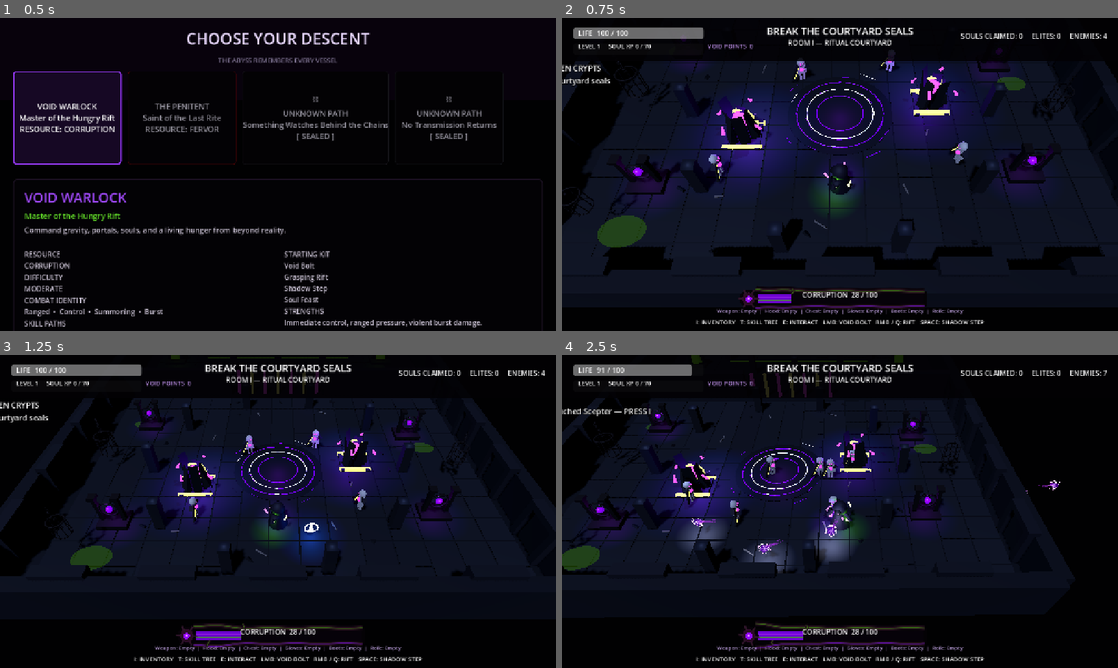
Above: before the commit, frames 1-4 (two rows, left to right).
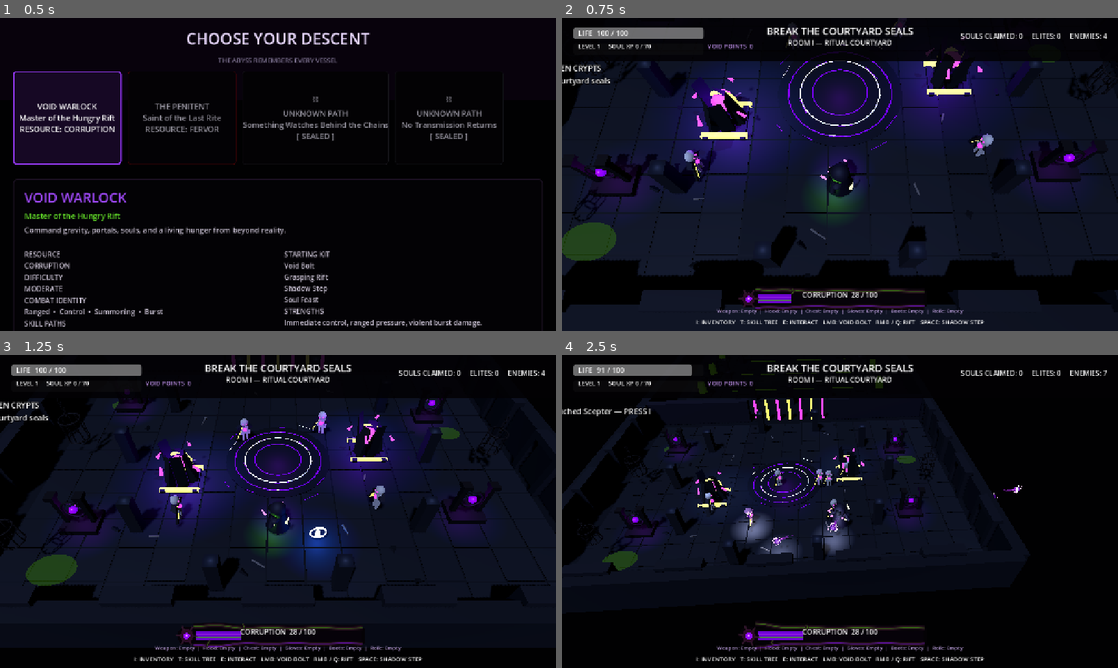
Above: after the commit, the same moments.

Repository: D3MISEarch/ABYSSFALL
Game: Godot game, scene res://main.tscn
The game is run twice, just before and just after one commit, with the same random seed, the same clock (stepped at 60 frames per second) and the same inputs.
Inputs (mouse positions are in pixels of both pictures, inside the frame that each line leads up to):
- Up to frame 1 (0.5 s): no input
- Up to frame 2 (0.75 s): click "VOID WARLOCK Master of the Hu…" at 0.5 s
- Up to frame 3 (1.25 s): no input
- Up to frame 4 (2.5 s): tap Enter (ui_accept) at 1.25, 1.52 s; move the mouse to (962, 495) at 1.27 s; press the mouse at (962, 495) at 1.28 s; hold D (move_right) 1.28-2 s; tap Q (rift) at 1.55 s; release the mouse at (962, 495) at 2 s; drag from (728, 527) to (812, 574) at 2.02 s

Frame 1 is identical in both runs. In frame 2, 33% of the frame differs, in the area x 0-100%, y 0-100%; in frame 3, 19%; in frame 4, 16%.

Commit message:
feat: add integrated camera director

Diff:
--- /dev/null
+++ b/scripts/integrated_camera_director.gd
@@ -0,0 +1,235 @@
+class_name IntegratedCameraDirector
+extends Node
+
+## Presentation-only camera owner for the live Voidbringer-to-Hollow-King route.
+## It consumes stable encounter facts and safe actor transforms; it never owns gameplay state.
+
+const STATE_DEFAULT_GAMEPLAY: StringName = &"default_gameplay"
+const STATE_SWARM_COMBAT: StringName = &"swarm_combat"
+const STATE_BOSS_REVEAL: StringName = &"boss_reveal"
+
+## Default gameplay is intentionally lower and closer than the legacy 17.8 / 16.2 frame.
+const DEFAULT_CAMERA_HEIGHT := 15.4
+const DEFAULT_CAMERA_DISTANCE := 13.8
+const DEFAULT_LOOK_HEIGHT := 0.55
+const DEFAULT_FOV := 50.0
+const DEFAULT_TRANSITION_SECONDS := 0.34
+
+## Swarm pressure uses the existing encounter count with explicit hysteresis.
+const SWARM_CAMERA_HEIGHT := 20.6
+const SWARM_CAMERA_DISTANCE := 21.0
+const SWARM_FOV := 53.0
+const SWARM_TRANSITION_SECONDS := 0.62
+const SWARM_ENTER_ENEMY_COUNT := 5
+const SWARM_EXIT_ENEMY_COUNT := 2
+const SWARM_EXIT_HOLD_SECONDS := 1.20
+
+## One authored, temporary Hollow King introduction.
+const BOSS_REVEAL_CAMERA_HEIGHT := 9.2
+const BOSS_REVEAL_CAMERA_DISTANCE := 19.5
+const BOSS_REVEAL_LOOK_HEIGHT := 1.25
+const BOSS_REVEAL_FOV := 42.0
+const BOSS_REVEAL_APPROACH_SECONDS := 0.58
+const BOSS_REVEAL_HOLD_SECONDS := 0.78
+const BOSS_REVEAL_RETURN_SECONDS := 0.58
+
+const SWARM_ENCOUNTER_STATES: Array[StringName] = [
+	&"courtyard",
+	&"generator_room",
+	&"catacombs_wave_1",
+	&"catacombs_wave_2",
+	&"trap_hall",
+]
+
+var state: StringName = STATE_DEFAULT_GAMEPLAY
+var _camera: Camera3D
+var _swarm_exit_elapsed := 0.0
+var _reveal_consumed := false
+var _reveal_active := false
+var _reveal_elapsed := 0.0
+var _reveal_player: Node3D
+var _reveal_boss: Node3D
+var _pre_reveal_transform := Transform3D.IDENTITY
+var _pre_reveal_fov := DEFAULT_FOV
+var _pre_reveal_state: StringName = STATE_DEFAULT_GAMEPLAY
+var _has_reveal_snapshot := false
+
+
+func configure(presentation_camera: Camera3D) -> void:
+	restore_immediately()
+	_camera = presentation_camera
+	if is_instance_valid(_camera):
+		_pre_reveal_fov = _camera.fov
+
+
+func update(
+	delta: float,
+	player: Node3D,
+	enemy_count: int,
+	encounter_state: String,
+	boss: Node3D
+) -> void:
+	if not is_instance_valid(_camera):
+		return
+	if not _is_living_actor(player):
+		restore_immediately()
+		return
+	if _reveal_active:
+		if not _is_living_actor(_reveal_boss) or boss != _reveal_boss:
+			restore_immediately()
+			return
+		_tick_boss_reveal(maxf(delta, 0.0))
+		return
+	_update_swarm_state(maxf(delta, 0.0), enemy_count, StringName(encounter_state))
+	_apply_gameplay_pose(player, maxf(delta, 0.0))
+
+
+func request_hollow_king_reveal(player: Node3D, boss: Node3D) -> bool:
+	if (
+		_reveal_consumed
+		or not is_instance_valid(_camera)
+		or not _is_living_actor(player)
+		or not _is_living_actor(boss)
+	):
+		return false
+	_reveal_consumed = true
+	_reveal_active = true
+	_reveal_elapsed = 0.0
+	_reveal_player = player
+	_reveal_boss = boss
+	_pre_reveal_transform = _camera.global_transform
+	_pre_reveal_fov = _camera.fov
+	_pre_reveal_state = state
+	_has_reveal_snapshot = true
+	state = STATE_BOSS_REVEAL
+	return true
+
+
+func restore_immediately() -> void:
+	if _has_reveal_snapshot and is_instance_valid(_camera) and _camera.is_inside_tree():
+		_camera.global_transform = _pre_reveal_transform
+		_camera.fov = _pre_reveal_fov
+	_reveal_active = false
+	_reveal_elapsed = 0.0
+	_reveal_player = null
+	_reveal_boss = null
+	_has_reveal_snapshot = false
+	state = _pre_reveal_state if _pre_reveal_state in [STATE_DEFAULT_GAMEPLAY, STATE_SWARM_COMBAT] else STATE_DEFAULT_GAMEPLAY
+	_swarm_exit_elapsed = 0.0
+
+
+func reset_for_replay() -> void:
+	restore_immediately()
+	_reveal_consumed = false
+	_pre_reveal_state = STATE_DEFAULT_GAMEPLAY
+	state = STATE_DEFAULT_GAMEPLAY
+
+
+func snapshot() -> Dictionary:
+	return {
+		"state": state,
+		"reveal_consumed": _reveal_consumed,
+		"reveal_active": _reveal_active,
+		"swarm_exit_elapsed": _swarm_exit_elapsed,
+		"camera_position": _camera.global_position if is_instance_valid(_camera) else Vector3.ZERO,
+		"camera_fov": _camera.fov if is_instance_valid(_camera) else 0.0,
+		"tuning": {
+			"default_height": DEFAULT_CAMERA_HEIGHT,
+			"default_distance": DEFAULT_CAMERA_DISTANCE,
+			"default_transition": DEFAULT_TRANSITION_SECONDS,
+			"swarm_height": SWARM_CAMERA_HEIGHT,
+			"swarm_distance": SWARM_CAMERA_DISTANCE,
+			"swarm_transition": SWARM_TRANSITION_SECONDS,
+			"swarm_enter_count": SWARM_ENTER_ENEMY_COUNT,
+			"swarm_exit_count": SWARM_EXIT_ENEMY_COUNT,
+			"swarm_exit_hold": SWARM_EXIT_HOLD_SECONDS,
+		},
+	}
+
+
+func _exit_tree() -> void:
+	restore_immediately()
+
+
+func _update_swarm_state(delta: float, enemy_count: int, encounter_state: StringName) -> void:
+	var swarm_eligible := encounter_state in SWARM_ENCOUNTER_STATES
+	if state == STATE_DEFAULT_GAMEPLAY:
+		if swarm_eligible and enemy_count >= SWARM_ENTER_ENEMY_COUNT:
+			state = STATE_SWARM_COMBAT
+			_swarm_exit_elapsed = 0.0
+		return
+	if state != STATE_SWARM_COMBAT:
+		return
+	if not swarm_eligible or enemy_count <= SWARM_EXIT_ENEMY_COUNT:
+		_swarm_exit_elapsed += delta
+		if _swarm_exit_elapsed >= SWARM_EXIT_HOLD_SECONDS:
+			state = STATE_DEFAULT_GAMEPLAY
+			_swarm_exit_elapsed = 0.0
+	else:
+		_swarm_exit_elapsed = 0.0
+
+
+func _apply_gameplay_pose(player: Node3D, delta: float) -> void:
+	var is_swarm := state == STATE_SWARM_COMBAT
+	var height := SWARM_CAMERA_HEIGHT if is_swarm else DEFAULT_CAMERA_HEIGHT
+	var distance := SWARM_CAMERA_DISTANCE if is_swarm else DEFAULT_CAMERA_DISTANCE
+	var fov := SWARM_FOV if is_swarm else DEFAULT_FOV
+	var duration := SWARM_TRANSITION_SECONDS if is_swarm else DEFAULT_TRANSITION_SECONDS
+	var pose := {
+		"position": player.global_position + Vector3(0.0, height, distance),
+		"target": player.global_position + Vector3(0.0, DEFAULT_LOOK_HEIGHT, 0.0),
+		"fov": fov,
+	}
+	_apply_pose(pose, _transition_alpha(delta, duration))
+
+
+func _tick_boss_reveal(delta: float) -> void:
+	_reveal_elapsed += delta
+	var approach_end := BOSS_REVEAL_APPROACH_SECONDS
+	var hold_end := approach_end + BOSS_REVEAL_HOLD_SECONDS
+	var return_end := hold_end + BOSS_REVEAL_RETURN_SECONDS
+	if _reveal_elapsed <= approach_end:
+		_apply_pose(_boss_reveal_pose(), clampf(_reveal_elapsed / approach_end, 0.0, 1.0))
+		return
+	if _reveal_elapsed <= hold_end:
+		_apply_pose(_boss_reveal_pose(), 1.0)
+		return
+	if _reveal_elapsed < return_end:
+		var progress := clampf((_reveal_elapsed - hold_end) / BOSS_REVEAL_RETURN_SECONDS, 0.0, 1.0)
+		_camera.global_transform = _camera.global_transform.interpolate_with(_pre_reveal_transform, progress)
+		_camera.fov = lerpf(_camera.fov, _pre_reveal_fov, progress)
+		return
+	restore_immediately()
+
+
+func _boss_reveal_pose() -> Dictionary:
+	var player_position := _reveal_player.global_position
+	var boss_position := _reveal_boss.global_position
+	var player_to_boss := boss_position - player_position
+	player_to_boss.y = 0.0
+	var retreat_direction := -player_to_boss.normalized() if player_to_boss.length_squared() > 0.001 else Vector3.BACK
+	var focus := player_position.lerp(boss_position, 0.58) + Vector3(0.0, BOSS_REVEAL_LOOK_HEIGHT, 0.0)
+	return {
+		"position": player_position + retreat_direction * BOSS_REVEAL_CAMERA_DISTANCE + Vector3(0.0, BOSS_REVEAL_CAMERA_HEIGHT, 0.0),
+		"target": focus,
+		"fov": BOSS_REVEAL_FOV,
+	}
+
+
+func _apply_pose(pose: Dictionary, alpha: float) -> void:
+	if not is_instance_valid(_camera):
+		return
+	var target_position: Vector3 = pose.get("position", _camera.global_position)
+	var target_focus: Vector3 = pose.get("target", Vector3.ZERO)
+	var target_fov := float(pose.get("fov", _camera.fov))
+	_camera.global_position = _camera.global_position.lerp(target_position, clampf(alpha, 0.0, 1.0))
+	_camera.look_at(target_focus, Vector3.UP)
+	_camera.fov = lerpf(_camera.fov, target_fov, clampf(alpha, 0.0, 1.0))
+
+
+func _transition_alpha(delta: float, duration: float) -> float:
+	return clampf(delta / maxf(duration, 0.001), 0.0, 1.0)
+
+
+func _is_living_actor(actor: Node3D) -> bool:
+	return is_instance_valid(actor) and (actor.get("alive") == null or bool(actor.get("alive")))
--- a/scripts/main.gd
+++ b/scripts/main.gd
@@ -13,6 +13,7 @@
 const CORRUPTION_METER_SCRIPT = preload("res://scripts/corruption_meter.gd")
 const PLAYABLE_ITEM_CATALOG = preload("res://scripts/core/playable_item_catalog.gd")
 const SUNKEN_CRYPTS_ART_PASS0_SCRIPT = preload("res://scripts/art/sunken_crypts_art_pass0.gd")
+const INTEGRATED_CAMERA_DIRECTOR_SCRIPT = preload("res://scripts/integrated_camera_director.gd")
 
 const EQUIPMENT_SLOTS := ["Weapon", "Hood", "Chest", "Gloves", "Boots", "Relic"]
 const ITEM_POOL := PLAYABLE_ITEM_CATALOG.ITEM_POOL
@@ -21,6 +22,7 @@
 
 var player
 var camera: Camera3D
+var camera_director: IntegratedCameraDirector
 var health_bar: ProgressBar
 var health_label: Label
 var xp_bar: ProgressBar
@@ -80,6 +82,7 @@
 	_install_sunken_crypts_art_pass0()
 	_build_hud()
 	_spawn_player()
+	_install_camera_director()
 	_start_courtyard()
 	_show_message("THE SUNKEN CRYPTS\nBreak the courtyard seals", 2.6)
 	await get_tree().create_timer(0.65).timeout
@@ -89,13 +92,17 @@
 
 func _process(delta: float) -> void:
 	if is_instance_valid(player) and is_instance_valid(camera):
-		var target_position: Vector3 = player.global_position + Vector3(0.0, 17.8, 16.2)
-		camera.global_position = camera.global_position.lerp(
-			target_position, clampf(delta * 5.0, 0.0, 1.0)
-		)
-		camera.look_at(player.global_position + Vector3(0.0, 0.45, 0.0), Vector3.UP)
+		if is_instance_valid(camera_director):
+			camera_director.update(delta, player, enemies_alive, game_state, boss)
+		else:
+			var target_position: Vector3 = player.global_position + Vector3(0.0, 17.8, 16.2)
+			camera.global_position = camera.global_position.lerp(
+				target_position, clampf(delta * 5.0, 0.0, 1.0)
+			)
+			camera.look_at(player.global_position + Vector3(0.0, 0.45, 0.0), Vector3.UP)
 
 	if Input.is_action_just_pressed("restart"):
+		_restore_camera_presentation()
 		get_tree().paused = false
 		get_tree().reload_current_scene()
 		return
@@ -119,6 +126,10 @@
 		_toggle_skill_tree()
 	elif Input.is_action_just_pressed("menu_close"):
 		_close_side_menus()
+
+
+func _exit_tree() -> void:
+	_restore_camera_presentation()
 
 
 func _install_input_map() -> void:
@@ -236,6 +247,20 @@
 	camera.position = Vector3(0.0, 16.8, 15.2)
 	add_child(camera)
 	camera.look_at(Vector3(0.0, 0.45, 0.0), Vector3.UP)
+
+
+func _install_camera_director() -> void:
+	if is_instance_valid(camera_director) or not is_instance_valid(camera):
+		return
+	camera_director = INTEGRATED_CAMERA_DIRECTOR_SCRIPT.new()
+	camera_director.name = "IntegratedCameraDirector"
+	add_child(camera_director)
+	camera_director.configure(camera)
+
+
+func _restore_camera_presentation() -> void:
+	if is_instance_valid(camera_director):
+		camera_director.restore_immediately()
 
 
 func _build_arena() -> void:
@@ -756,6 +781,8 @@
 	boss.died.connect(_on_boss_died)
 	add_child(boss)
 	boss.global_position = BOSS_POSITION + Vector3(0.0, 1.55, 0.0)
+	if is_instance_valid(camera_director):
+		camera_director.request_hollow_king_reveal(player, boss)
 	gates["boss_lock"] = _create_gate("ThroneCombatSeal", Vector3(0.0, 1.1, -86.0))
 	boss_health_bar.visible = true
 	boss_health_label.visible = true
@@ -861,6 +888,7 @@
 
 
 func _on_boss_died(dead_boss) -> void:
+	_restore_camera_presentation()
 	var drop_position := BOSS_POSITION
 	if is_instance_valid(dead_boss):
 		drop_position = dead_boss.global_position
@@ -923,6 +951,7 @@
 
 
 func _on_player_died() -> void:
+	_restore_camera_presentation()
 	game_finished = true
 	game_state = "defeat"
 	objective_label.text = "THE CRYPTS CLAIMED YOU"
--- a/scripts/multiclass_main.gd
+++ b/scripts/multiclass_main.gd
@@ -177,6 +177,7 @@
 
 
 func _on_player_died() -> void:
+	_restore_camera_presentation()
 	game_finished = true
 	game_state = "defeat"
 	objective_label.text = "THE CRYPTS CLAIMED YOU"
--- /dev/null
+++ b/tests/test_integrated_camera_director.gd
@@ -0,0 +1,206 @@
+extends SceneTree
+
+const CAMERA_DIRECTOR_SCRIPT = preload("res://scripts/integrated_camera_director.gd")
+
+var failures: Array[String] = []
+
+
+class FixtureActor extends Node3D:
+	var alive := true
+	var health := 250
+	var damage_events := 0
+	var reward_events := 0
+
+
+func _init() -> void:
+	call_deferred("_run_tests")
+
+
+func _run_tests() -> void:
+	var previous_scene := current_scene
+	var host := Node3D.new()
+	host.name = "IntegratedCameraDirectorTestHost"
+	root.add_child(host)
+	current_scene = host
+	await process_frame
+	await _test_default_and_swarm_hysteresis(host)
+	await _test_one_shot_reveal_and_exact_restoration(host)
+	await _test_interruption_and_replay_reset(host)
+	await _test_teardown_and_gameplay_equivalence(host)
+	_test_live_route_and_authority_boundaries()
+	current_scene = previous_scene
+	host.queue_free()
+	await process_frame
+	if failures.is_empty():
+		print("PASS: Integrated production camera director")
+		quit(0)
+		return
+	for failure in failures:
+		push_error("ASSERTION FAILED: %s" % failure)
+	quit(1)
+
+
+func _test_default_and_swarm_hysteresis(host: Node3D) -> void:
+	var fixture: Dictionary = await _spawn_fixture(host)
+	var camera: Camera3D = fixture["camera"]
+	var player: FixtureActor = fixture["player"]
+	var director: IntegratedCameraDirector = fixture["director"]
+	director.update(1.0, player, 0, "courtyard", null)
+	_expect(director.state == IntegratedCameraDirector.STATE_DEFAULT_GAMEPLAY, "The live route must begin in the default gameplay camera state.")
+	_expect(camera.global_position.is_equal_approx(Vector3(0.0, IntegratedCameraDirector.DEFAULT_CAMERA_HEIGHT, IntegratedCameraDirector.DEFAULT_CAMERA_DISTANCE)), "Default framing must settle at the documented lower and closer gameplay pose.")
+	_expect(is_equal_approx(camera.fov, IntegratedCameraDirector.DEFAULT_FOV), "Default framing must retain its documented field of view.")
+	director.update(0.02, player, IntegratedCameraDirector.SWARM_ENTER_ENEMY_COUNT, "courtyard", null)
+	_expect(director.state == IntegratedCameraDirector.STATE_SWARM_COMBAT, "Authored encounter pressure at the enter threshold must expand into swarm combat.")
+	director.update(1.0, player, IntegratedCameraDirector.SWARM_ENTER_ENEMY_COUNT, "courtyard", null)
+	_expect(camera.global_position.is_equal_approx(Vector3(0.0, IntegratedCameraDirector.SWARM_CAMERA_HEIGHT, IntegratedCameraDirector.SWARM_CAMERA_DISTANCE)), "Swarm combat must smoothly settle into the documented raised, pulled-back pose.")
+	_expect(is_equal_approx(camera.fov, IntegratedCameraDirector.SWARM_FOV), "Swarm combat must use its documented field of view.")
+	director.update(0.60, player, IntegratedCameraDirector.SWARM_EXIT_ENEMY_COUNT, "courtyard", null)
+	_expect(director.state == IntegratedCameraDirector.STATE_SWARM_COMBAT, "The exit hold must prevent a low-pressure frame from snapping the swarm camera back.")
+	director.update(0.61, player, IntegratedCameraDirector.SWARM_EXIT_ENEMY_COUNT, "courtyard", null)
+	_expect(director.state == IntegratedCameraDirector.STATE_DEFAULT_GAMEPLAY, "Sustained low pressure must return deterministically to default gameplay framing.")
+	await _cleanup_fixture(fixture)
+
+
+func _test_one_shot_reveal_and_exact_restoration(host: Node3D) -> void:
+	var fixture: Dictionary = await _spawn_fixture(host)
+	var camera: Camera3D = fixture["camera"]
+	var player: FixtureActor = fixture["player"]
+	var boss: FixtureActor = fixture["boss"]
+	var director: IntegratedCameraDirector = fixture["director"]
+	director.update(1.0, player, 0, "boss", null)
+	var pre_reveal_transform := camera.global_transform
+	var pre_reveal_fov := camera.fov
+	_expect(director.request_hollow_king_reveal(player, boss), "The authored Hollow King route must accept its first valid reveal request.")
+	_expect(not director.request_hollow_king_reveal(player, boss), "A duplicate Hollow King introduction request must be rejected.")
+	director.update(0.24, player, 0, "boss", boss)
+	_expect(director.state == IntegratedCameraDirector.STATE_BOSS_REVEAL, "The accepted request must temporarily enter Boss Reveal.")
+	_expect(not camera.global_transform.is_equal_approx(pre_reveal_transform) and camera.fov < pre_reveal_fov, "Boss Reveal must visibly own only the temporary camera composition.")
+	var reveal_forward := -camera.global_transform.basis.z
+	_expect(reveal_forward.dot(player.global_position - camera.global_position) > 0.0 and reveal_forward.dot(boss.global_position - camera.global_position) > 0.0, "Boss Reveal must frame both the live player and Hollow King in front of the camera.")
+	director.update(2.0, player, 0, "boss", boss)
+	_expect(director.state == IntegratedCameraDirector.STATE_DEFAULT_GAMEPLAY, "A completed reveal must return to the captured gameplay camera state.")
+	_expect(camera.global_transform.is_equal_approx(pre_reveal_transform) and is_equal_approx(camera.fov, pre_reveal_fov), "Boss Reveal completion must restore the exact captured transform and field of view without drift.")
+	await _cleanup_fixture(fixture)
+
+
+func _test_interruption_and_replay_reset(host: Node3D) -> void:
+	var boss_fixture: Dictionary = await _spawn_fixture(host)
+	var boss_camera: Camera3D = boss_fixture["camera"]
+	var boss_player: FixtureActor = boss_fixture["player"]
+	var boss: FixtureActor = boss_fixture["boss"]
+	var boss_director: IntegratedCameraDirector = boss_fixture["director"]
+	boss_director.update(1.0, boss_player, 0, "boss", null)
+	var boss_pre_reveal := boss_camera.global_transform
+	_expect(boss_director.request_hollow_king_reveal(boss_player, boss), "A fresh fixture must accept the Hollow King reveal.")
+	boss_director.update(0.18, boss_player, 0, "boss", boss)
+	boss.alive = false
+	boss_director.update(0.02, boss_player, 0, "boss", boss)
+	_expect(boss_camera.global_transform.is_equal_approx(boss_pre_reveal), "Boss death during reveal must restore the captured gameplay camera immediately.")
+	await _cleanup_fixture(boss_fixture)
+
+	var player_fixture: Dictionary = await _spawn_fixture(host)
+	var player_camera: Camera3D = player_fixture["camera"]
+	var player: FixtureActor = player_fixture["player"]
+	var player_boss: FixtureActor = player_fixture["boss"]
+	var player_director: IntegratedCameraDirector = player_fixture["director"]
+	player_director.update(1.0, player, 0, "boss", null)
+	var player_pre_reveal := player_camera.global_transform
+	_expect(player_director.request_hollow_king_reveal(player, player_boss), "The player-death fixture must accept its first reveal.")
+	player_director.update(0.18, player, 0, "boss", player_boss)
+	player.alive = false
+	player_director.update(0.02, player, 0, "boss", player_boss)
+	_expect(player_camera.global_transform.is_equal_approx(player_pre_reveal), "Player death during reveal must restore the captured gameplay camera immediately.")
+	player.alive = true
+	player_director.reset_for_replay()
+	_expect(player_director.state == IntegratedCameraDirector.STATE_DEFAULT_GAMEPLAY and not bool(player_director.snapshot()["reveal_consumed"]), "Replay/reset must leave a clean default state that can accept the next authored reveal.")
+	_expect(player_director.request_hollow_king_reveal(player, player_boss), "Replay/reset must deterministically re-arm exactly one future reveal.")
+	player_director.restore_immediately()
+	await _cleanup_fixture(player_fixture)
+
+
+func _test_teardown_and_gameplay_equivalence(host: Node3D) -> void:
+	var fixture: Dictionary = await _spawn_fixture(host)
+	var world: Node3D = fixture["world"]
+	var camera: Camera3D = fixture["camera"]
+	var player: FixtureActor = fixture["player"]
+	var boss: FixtureActor = fixture["boss"]
+	var director: IntegratedCameraDirector = fixture["director"]
+	var gameplay_before := _gameplay_snapshot(player, boss)
+	director.update(1.0, player, IntegratedCameraDirector.SWARM_ENTER_ENEMY_COUNT, "courtyard", null)
+	var pre_reveal := camera.global_transform
+	director.request_hollow_king_reveal(player, boss)
+	director.update(0.20, player, 0, "boss", boss)
+	_expect(_gameplay_snapshot(player, boss) == gameplay_before, "All camera states, including headless/no-controller use, must be gameplay-equivalent and only mutate presentation transforms.")
+	director.queue_free()
+	await process_frame
+	_expect(camera.global_transform.is_equal_approx(pre_reveal), "Director teardown during an active reveal must restore its captured camera state before freeing.")
+	_expect(world.get_node_or_null("IntegratedCameraDirector") == null, "Scene teardown must leave no stale camera presentation helper node.")
+	await _cleanup_fixture(fixture)
+
+
+func _test_live_route_and_authority_boundaries() -> void:
+	var main_source := FileAccess.get_file_as_string("res://scripts/main.gd")
+	var multiclass_source := FileAccess.get_file_as_string("res://scripts/multiclass_main.gd")
+	var gameplay_scene := FileAccess.get_file_as_string("res://gameplay.tscn")
+	var full_stack_source := FileAccess.get_file_as_string("res://scripts/full_stack_controller_main.gd")
+	var director_source := FileAccess.get_file_as_string("res://scripts/integrated_camera_director.gd")
+	_expect(main_source.contains("_install_camera_director()") and main_source.contains("camera_director.update(delta, player, enemies_alive, game_state, boss)"), "The director must run from the real main gameplay route using stable encounter facts.")
+	_expect(main_source.contains("camera_director.request_hollow_king_reveal(player, boss)") and main_source.contains("func _on_boss_died") and main_source.contains("_restore_camera_presentation()"), "The real Hollow King spawn, death, reset, and teardown paths must restore the camera presentation deterministically.")
+	_expect(multiclass_source.contains("func _on_player_died()") and multiclass_source.contains("_restore_camera_presentation()"), "The active multiclass player-death override must restore the camera presentation.")
+	_expect(gameplay_scene.contains("full_stack_controller_main.gd") and full_stack_source.contains("extends \"res://scripts/multiclass_main.gd\""), "The tested integration must remain on the real full-stack playable route rather than a camera-only sandbox.")
+	_expect(not director_source.contains("Input.") and not director_source.contains("take_damage(") and not director_source.contains("add_experience(") and not director_source.contains("_spawn_item_drop") and not director_source.contains("Persistence") and not director_source.contains("move_and_slide("), "The camera director must not own input, damage, rewards, persistence, or movement.")
+	_expect(not director_source.contains("CollisionObject3D") and not director_source.contains("CollisionShape3D"), "The camera director must not introduce gameplay collision descendants.")
+	_expect(director_source.contains("SWARM_ENTER_ENEMY_COUNT") and director_source.contains("SWARM_EXIT_ENEMY_COUNT") and director_source.contains("SWARM_EXIT_HOLD_SECONDS"), "Swarm combat must retain explicit authored pressure thresholds and hysteresis tuning values.")
+
+
+func _spawn_fixture(host: Node3D) -> Dictionary:
+	var world := Node3D.new()
+	world.name = "IntegratedCameraDirectorFixtureWorld"
+	host.add_child(world)
+	var player := FixtureActor.new()
+	player.name = "VoidbringerFixture"
+	world.add_child(player)
+	var boss := FixtureActor.new()
+	boss.name = "HollowKingFixture"
+	world.add_child(boss)
+	boss.global_position = Vector3(0.0, 0.0, -20.0)
+	var camera := Camera3D.new()
+	camera.name = "ProductionCameraFixture"
+	world.add_child(camera)
+	camera.global_position = Vector3(-2.0, 17.8, 16.2)
+	camera.look_at(player.global_position + Vector3(0.0, 0.45, 0.0), Vector3.UP)
+	camera.fov = 50.0
+	var director: IntegratedCameraDirector = CAMERA_DIRECTOR_SCRIPT.new()
+	director.name = "IntegratedCameraDirector"
+	world.add_child(director)
+	director.configure(camera)
+	await process_frame
+	return {"world": world, "camera": camera, "player": player, "boss": boss, "director": director}
+
+
+func _cleanup_fixture(fixture: Dictionary) -> void:
+	var world: Node = fixture.get("world") as Node
+	if is_instance_valid(world):
+		world.queue_free()
+	await process_frame
+
+
+func _gameplay_snapshot(player: FixtureActor, boss: FixtureActor) -> Dictionary:
+	return {
+		"player_position": player.global_position,
+		"player_alive": player.alive,
+		"player_health": player.health,
+		"player_damage_events": player.damage_events,
+		"player_reward_events": player.reward_events,
+		"boss_position": boss.global_position,
+		"boss_alive": boss.alive,
+		"boss_health": boss.health,
+		"boss_damage_events": boss.damage_events,
+		"boss_reward_events": boss.reward_events,
+	}
+
+
+func _expect(condition: bool, message: String) -> void:
+	if not condition:
+		failures.append(message)
+		printerr("ASSERTION FAILED: %s" % message)
Not shown, added: scripts/integrated_camera_director.gd.uid
Not shown, added: tests/test_integrated_camera_director.gd.uid
Not shown, changed: .github/workflows/full-stack-windows-package.yml
Not shown, changed: Docs/Architecture/ARCHITECTURE.md
Not shown, added: Docs/CAMERA_DIRECTOR_PLAYTEST.md
Not shown, changed: Docs/v0.4-hotfix3/PLAYTEST_CHECKLIST.md
